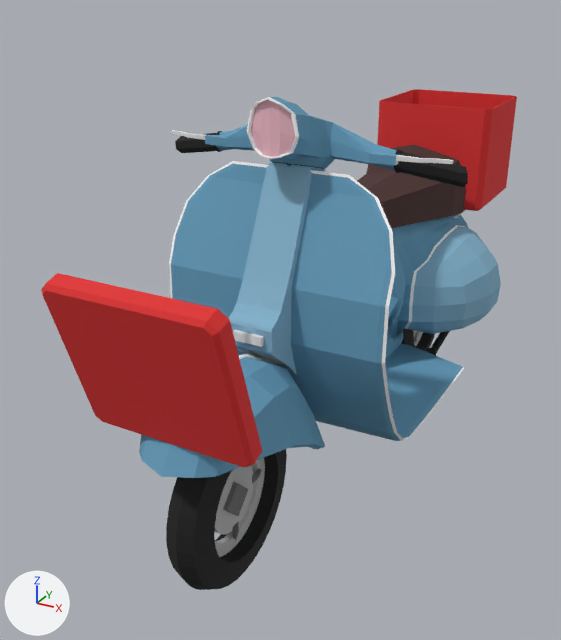
One commit to the FBX model Assets/Model/Motorino.fbx: the scene before it, then after it.
Rendered twice from a camera (50 mm lens) standing at (0.732, -1.971, 1.288) and looking at (-0.213, -0.252, 0.428). The axes (+X, +Y, +Z) are drawn at lower left. The lights are the same throughout. The older version comes first. Where no turn or scale is listed for an object, it has been applied to the vertices. Vertices at exactly the same position are counted once.

In view in the first picture: 'Coperchio', 'Faro_Posteriore', 'Manubrio', 'Parafanghi_Anteriore', 'Portacibo', 'Ruota_Anteriore' and 2 more.
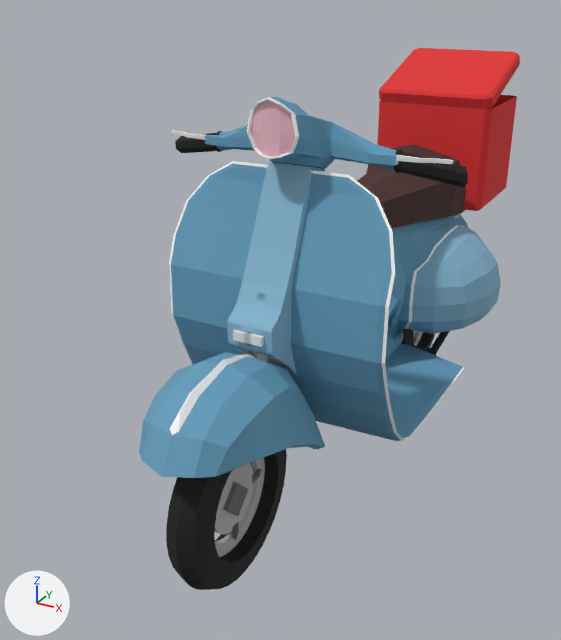
Where the newer file only moved an object's origin or applied its transform, the numbers keep the older frame.

What the commit changed:
me_cube_009 is used by ob_coperchio; location (-0.066, -0.92, 0.478).
me_cube_009 had 74 vertices, 68 faces and spanned x -0.186..0.186, y -0.145..0.0, z -0.01..0.334.
me_cube_009 now has 74 vertices, 68 faces and spans x -0.186..0.186, y 1.389..1.733, z 0.442..0.587.
me_cube_009 part 1: the whole mesh is turned -90 degrees about the x axis through its middle, then moved by (0.0, 1.633, 0.352).
Mesh me_cylinder_012 is new.
It has 70 vertices, 64 faces and spans x -0.025..0.079, y -0.094..0.101, z -0.209..0.21.
It uses material mat_lowpolymaterial (picture img_palette_blue_png).
Object 'Cylinder' (ob_cylinder) is new; it shows me_cylinder_012.
Its location is (-0.12, -0.67, 0.415).

Boxes (x1, y1, x2, y2) around the edits, measured in the pictures (561 x 640 px):
'Coperchio', turned
    before: (41, 273, 262, 467)
    after: (379, 48, 520, 109)
'Cylinder', added (mostly hidden)
    after: (254, 353, 267, 362)
